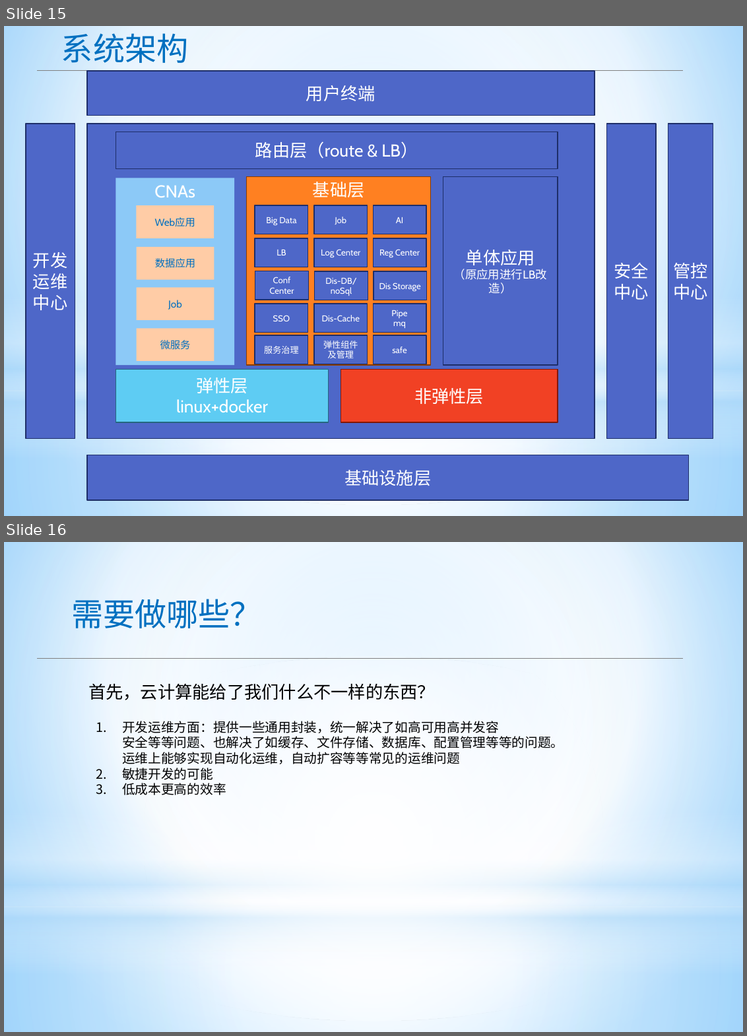
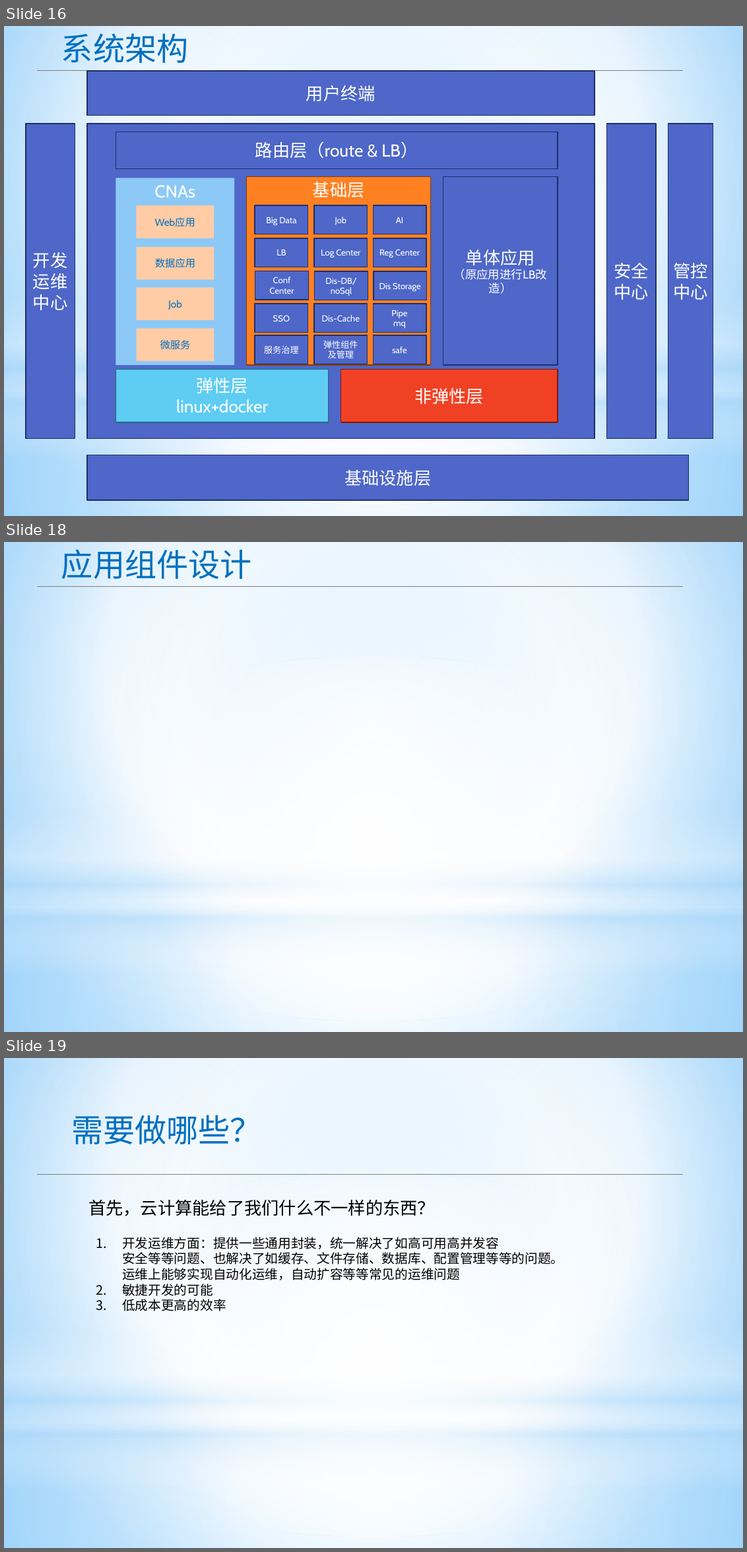
Before and after one commit to apporoad/DesignAndScheme2017, a slide deck: c云服务架构/Paas架构设计.pptx. Shown one above the other, each under a label of ours: slides 15 and 16 before the commit, slides 16, 18 and 19 after it; the slides between them are not shown. The pictures are 747x1036 and 747x1552 pixels, drawn with LibreOffice and Linux fonts; fonts in the diff are those of the drawing. Boxes give left, top, right and bottom in pixels: in the first picture for what was removed or moved away, otherwise in the second. Text is boxed around its words. In the diff, an @@ line names an element or a change of style, - is before the commit and + after.

```diff
--- a/c云服务架构/Paas架构设计.pptx
+++ b/c云服务架构/Paas架构设计.pptx
@@ slide 18 added at <box>4,542,743,1032</box>, background gradient #9ED5FF to #FFFFFF to #5BB9FF; not listed: 4 template elements that a slide beside it also shows @@
@@ text added at <box>61,549,252,579</box>, 44 pt, text #0070C0 @@
+应用组件设计
@@ line added from (37, 587) to (683, 587), #808080 0.75 pt @@
@@ what was slide 15 is now slide 16 @@
@@ what was slide 16 is now slide 19 @@
```
Also in this commit, not shown: 2 slides changed, 2 other slides added, 12 other files.
